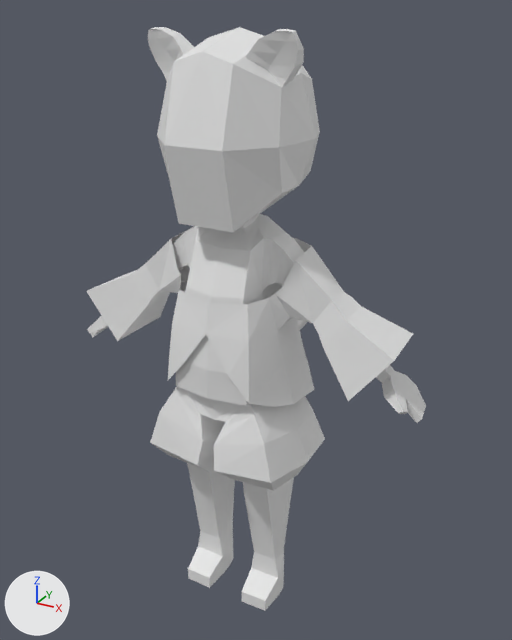
The Blender file born_practice_set/born_practice_set.blend, before and after one commit.
Camera for both pictures: a 50 mm lens placed at (0.83, -1.434, 1.551), pointed at (-0.028, 0.128, 0.77). Every picture has the same lights, and +X, +Y and +Z are marked at lower left.

In view in the first picture: 'body', 'clothes'.
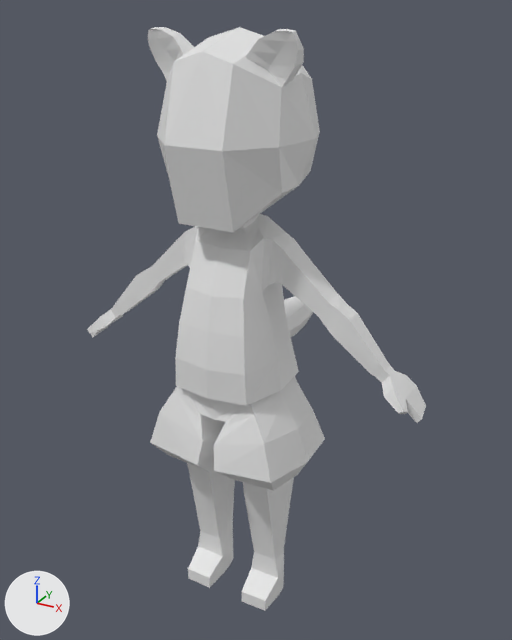
Where the newer file only moved an object's origin or applied its transform, the numbers keep the older frame.

Location of each change, [x1, y1, x2, y2] in pixels of the pictures (512 x 640 px):
'clothes', hidden
    before: [87, 227, 413, 407]

The change in detail:
Object 'clothes' (ob_clothes) is now hidden.
